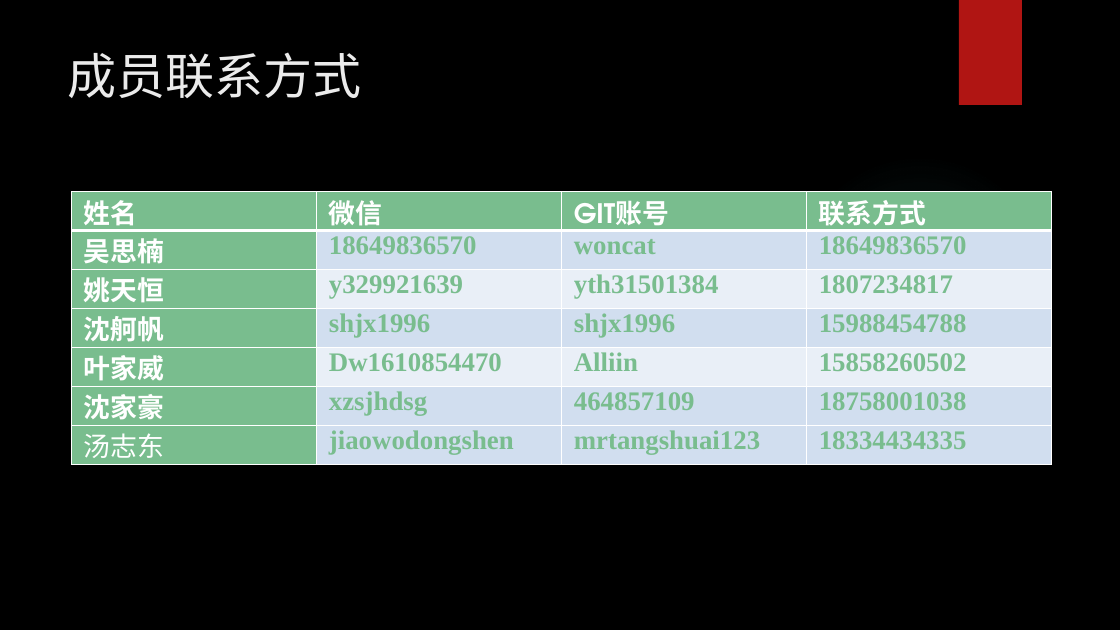
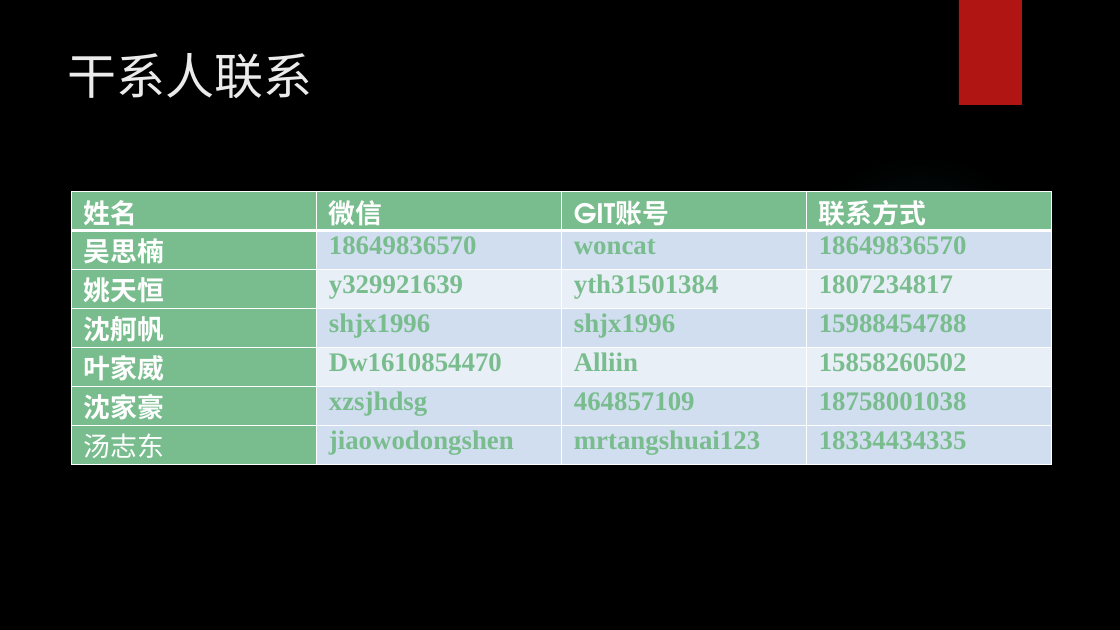
Before and after one commit to woncat/PRD2017, a slide deck: slide 36 of PRD-2017-G25-需求工程计划PPTV0.2.pptx. Drawn at 1120x630 pixels with LibreOffice and Linux fonts; fonts in the diff are those of the drawing; background and template pictures are left out. Boxes give left, top, right and bottom in pixels: in the first picture for what was removed or moved away, otherwise in the second. Text is boxed around its words. In the diff, an @@ line names an element or a change of style, - is before the commit and + after.

```diff
--- a/PRD-2017-G25-需求工程计划PPTV0.2.pptx
+++ b/PRD-2017-G25-需求工程计划PPTV0.2.pptx
@@ title at <box>68,53,313,98</box>: text changed @@
-成员联系方式
+干系人联系
```
Also in this commit, not shown: 3 other slides changed, 1 slide added, 2 other files.
